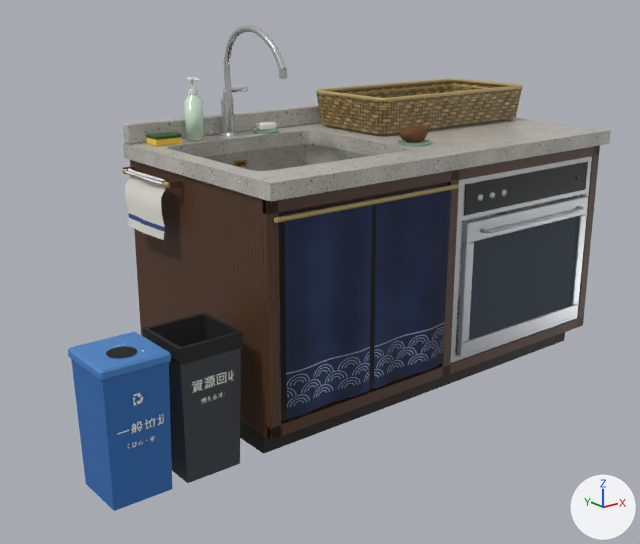
Renders of the glTF model public/models/sink.glb from each side of a commit.
Rendered twice from a 50 mm camera at (-2.13, -2.33, 1.34) aimed at (-0.31, -0.06, 0.43). Arrows for +X, +Y and +Z are at lower right; the lights stay in place. The first picture is the older version. Where no turn or scale is listed for an object, it has been applied to the vertices. Vertices at exactly the same position are counted once.

Objects in the first picture: 'SinkBasket', 'SinkBinBody', 'SinkBinFold', 'SinkBinLabelZh', 'SinkBinLiner', 'SinkBinRecBody', 'SinkBinRecHole', 'SinkBinRecLid', 'SinkBody', 'SinkBodyLeft', 'SinkDryerGlass', 'SinkDryerPanel', 'SinkNoren0', 'SinkNoren1', 'SinkRailFoot', 'SinkTop' and 43 more.
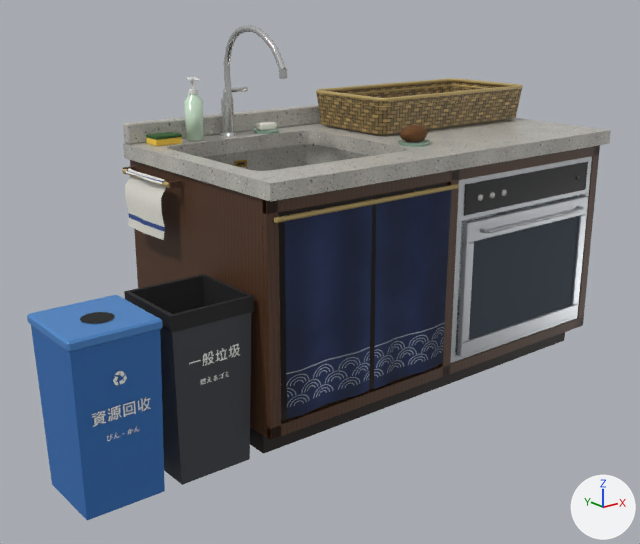
Diff of the bpy script that builds the scene:
```diff
--- a/public/models/sink.glb.py
+++ b/public/models/sink.glb.py
@@ me_sinkbinbody @@
 # used by ob_sinkbinbody; location = (0.0, 0.0, 0.0)
-me_sinkbinbody.from_pydata(...)  # 8 vertices, 10 faces; spans x -1.025..-0.825, y -0.34..-0.14, z 0.0..0.42
+me_sinkbinbody.from_pydata(...)  # 8 vertices, 10 faces; spans x -1.045..-0.785, y -0.34..-0.08, z 0.0..0.52
+# me_sinkbinbody part 1: the whole mesh is scaled about its middle by (1.3, 1.3, 1.24), then moved by (0.01, 0.03, 0.05)
 me_sinkbinbody.materials.append(mat_sinkbincharcoal)
@@ me_sinkbinfold @@
 # used by ob_sinkbinfold; location = (0.0, 0.0, 0.0)
-me_sinkbinfold.from_pydata(...)  # 8 vertices, 8 faces; spans x -1.029..-0.821, y -0.344..-0.136, z 0.375..0.422
+me_sinkbinfold.from_pydata(...)  # 8 vertices, 8 faces; spans x -1.049..-0.781, y -0.344..-0.076, z 0.475..0.522
+# me_sinkbinfold part 2: the whole mesh is scaled about its middle by (1.29, 1.29, 1), then moved by (0.01, 0.03, 0.1)
 me_sinkbinfold.materials.append(mat_sinkbinliner)
@@ me_sinkbinliner @@
 # used by ob_sinkbinliner; location = (0.0, 0.0, 0.0)
-me_sinkbinliner.from_pydata(...)  # 8 vertices, 10 faces; spans x -1.017..-0.833, y -0.332..-0.148, z 0.03..0.42
+me_sinkbinliner.from_pydata(...)  # 8 vertices, 10 faces; spans x -1.037..-0.793, y -0.332..-0.088, z 0.03..0.52
+# me_sinkbinliner part 3: the whole mesh is scaled about its middle by (1.33, 1.33, 1.26), then moved by (0.01, 0.03, 0.05)
 me_sinkbinliner.materials.append(mat_sinkbinliner)
@@ me_sinkbinrecbody @@
 # used by ob_sinkbinrecbody; location = (0.0, 0.0, 0.0)
-me_sinkbinrecbody.from_pydata(...)  # 8 vertices, 10 faces; spans x -1.252..-1.058, y -0.337..-0.143, z 0.0..0.392
+me_sinkbinrecbody.from_pydata(...)  # 8 vertices, 10 faces; spans x -1.332..-1.078, y -0.337..-0.083, z 0.0..0.492
+# me_sinkbinrecbody part 4: the whole mesh is scaled about its middle by (1.3, 1.3, 1.26), then moved by (-0.05, 0.03, 0.05)
 me_sinkbinrecbody.materials.append(mat_sinkbinblue)
@@ me_cube_041 @@
 # used by ob_sinkbinreclid; location = (-1.155, -0.24, 0.405)
-me_cube_041.from_pydata(...)  # 24 vertices, 44 faces; spans x -0.104..0.104, y -0.104..0.104, z -0.015..0.015
+me_cube_041.from_pydata(...)  # 24 vertices, 44 faces; spans x -0.134..0.134, y -0.134..0.134, z -0.015..0.015
+# me_cube_041 part 5: the whole mesh is scaled about its middle by (1.3, 1.3, 1)
 me_cube_041.materials.append(mat_sinkbinlid)
@@ ob_sinkbinlabelzh @@
 ob_sinkbinlabelzh = bpy.data.objects.new('SinkBinLabelZh', me_sinkbinlabelzh)
-ob_sinkbinlabelzh.location = (-0.925, -0.341, 0.3)
+ob_sinkbinlabelzh.location = (-0.915, -0.34, 0.371)
@@ ob_sinkbinrechole @@
 ob_sinkbinrechole = bpy.data.objects.new('SinkBinRecHole', me_sinkbinrechole)
-ob_sinkbinrechole.location = (-1.155, -0.26, 0.421)
+ob_sinkbinrechole.location = (-1.205, -0.23, 0.521)
@@ ob_sinkbinreclid @@
 ob_sinkbinreclid = bpy.data.objects.new('SinkBinRecLid', me_cube_041)
-ob_sinkbinreclid.location = (-1.155, -0.24, 0.405)
+ob_sinkbinreclid.location = (-1.205, -0.21, 0.505)
```

Pixel boxes [x1, y1, x2, y2] of what changed, in the pictures (640 x 544 px):
'SinkBinRecBody', moved, rescaled (32% wider, 28% taller)
    before: [71, 359, 172, 511]
    after: [31, 325, 165, 520]
'SinkBinBody', moved, rescaled (32% wider, 24% taller)
    before: [149, 315, 241, 483]
    after: [130, 276, 252, 485]
'SinkBinRecLid', mesh rescaled, moved (32% wider, 14% taller)
    before: [68, 331, 171, 381]
    after: [27, 295, 163, 352]
'SinkBinLiner', moved, rescaled (34% wider, 18% taller)
    before: [150, 315, 235, 347]
    after: [132, 276, 246, 314]
'SinkBinFold', moved, rescaled (28% wider, 13% taller)
    before: [142, 328, 243, 365]
    after: [124, 291, 254, 333]
'SinkBinRecHole', moved
    before: [106, 344, 143, 358]
    after: [80, 312, 115, 324]
'SinkBinLabelZh', moved
    before: [192, 370, 234, 393]
    after: [189, 344, 240, 366]
